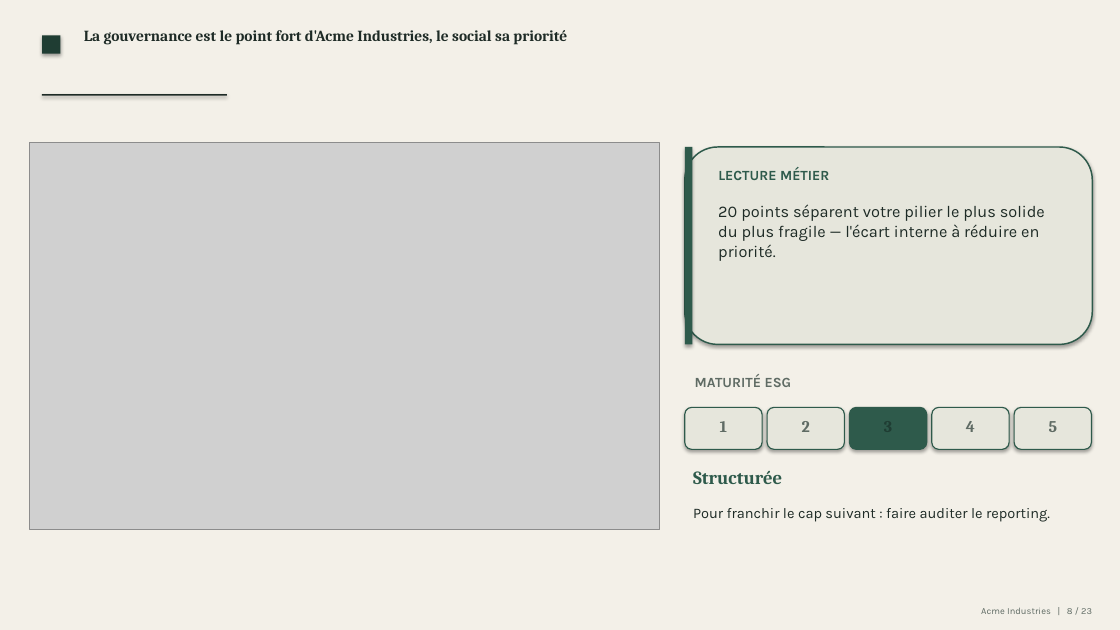
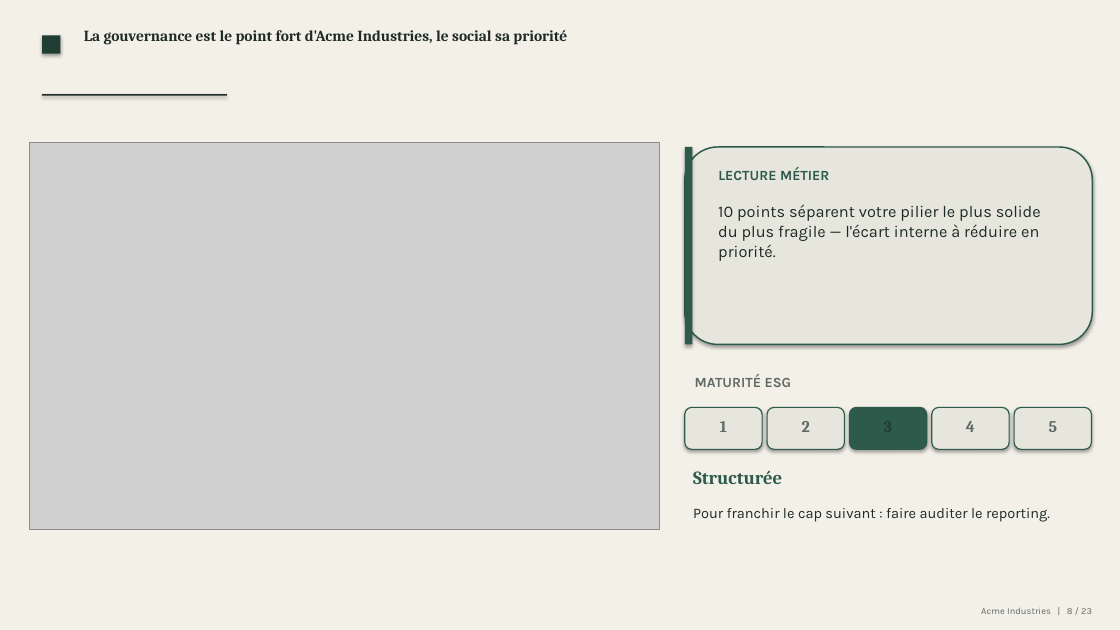
Before and after one commit to mehdiarrais-bot/Ethereal-ESG, a slide deck: slide 8 of examples/Presentation.pptx. Drawn at 1120x630 pixels with LibreOffice and Linux fonts; fonts in the diff are those of the drawing; grey boxes stand for pictures. Boxes give left, top, right and bottom in pixels: in the first picture for what was removed or moved away, otherwise in the second. Text is boxed around its words. In the diff, an @@ line names an element or a change of style, - is before the commit and + after.

```diff
--- a/examples/Presentation.pptx
+++ b/examples/Presentation.pptx
@@ text at [718, 204, 1041, 261]: text changed @@
-20 points séparent votre pilier le plus solide du plus fragile — l'écart interne à réduire en priorité.
+10 points séparent votre pilier le plus solide du plus fragile — l'écart interne à réduire en priorité.
```
Also in this commit, not shown: 7 other slides changed, 32 other files.
